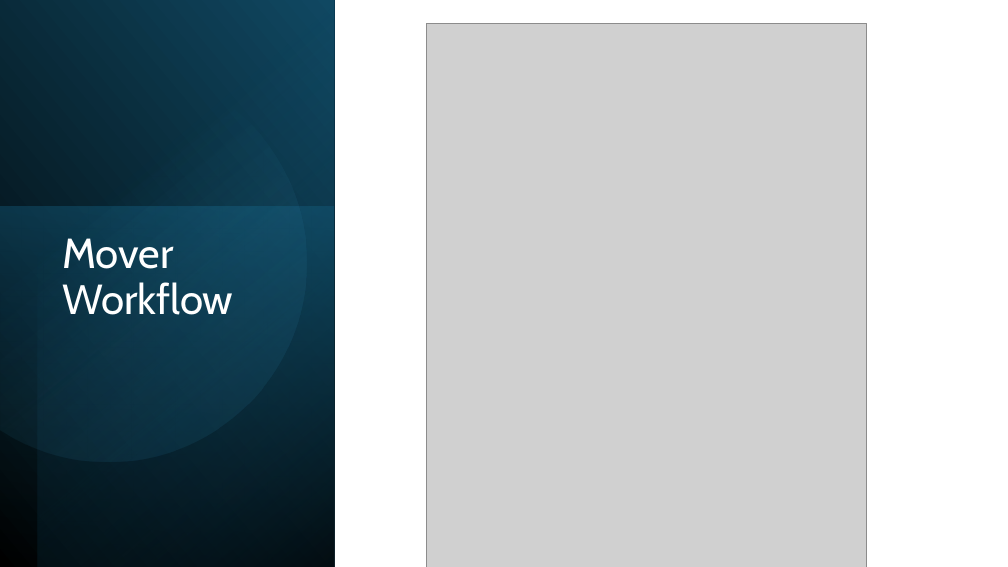
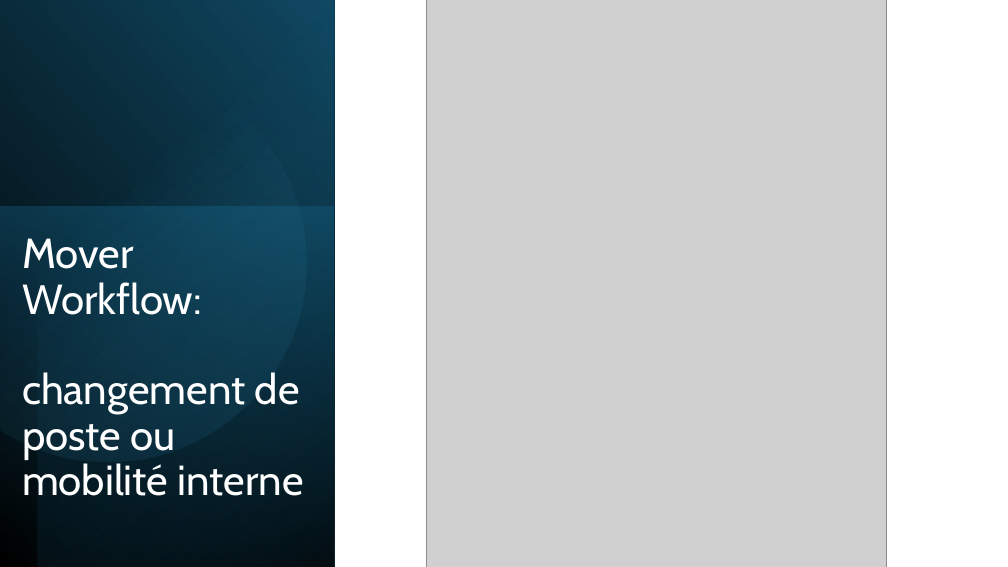
Before and after one commit to gkangaya/IAM-Lifecycle-Healthcare-Automation, a slide deck: slide 6 of 09-Presentation/IAM-Healthcare-Automation-Professional.pptx. Drawn at 1008x567 pixels with LibreOffice and Linux fonts; fonts in the diff are those of the drawing; grey boxes stand for pictures. Boxes give left, top, right and bottom in pixels: in the first picture for what was removed or moved away, otherwise in the second. Text is boxed around its words. In the diff, an @@ line names an element or a change of style, - is before the commit and + after.

```diff
--- a/09-Presentation/IAM-Healthcare-Automation-Professional.pptx
+++ b/09-Presentation/IAM-Healthcare-Automation-Professional.pptx
@@ picture: place and size @@
-picture at <box>426,23,867,567</box>
+picture at <box>426,0,887,567</box>
@@ title at <box>22,238,304,496</box>: text changed @@
-Mover Workflow
+Mover Workflow:
+changement de poste ou mobilité interne
```
Also in this commit, not shown: 3 other slides changed.
